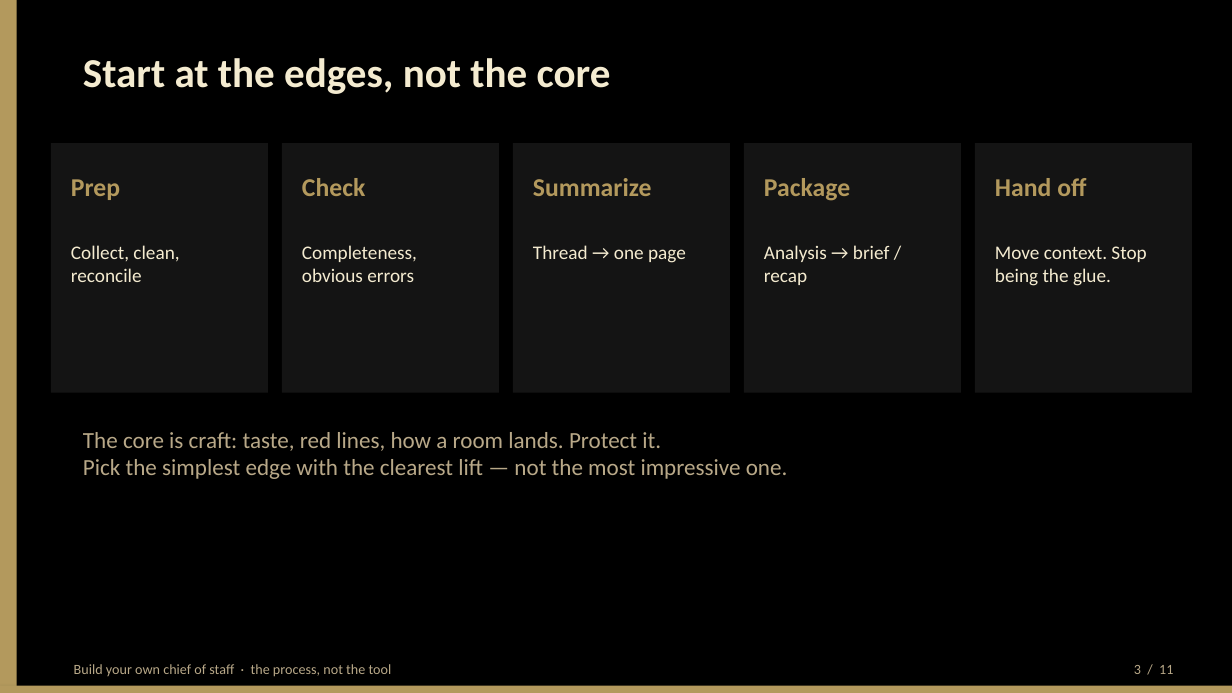
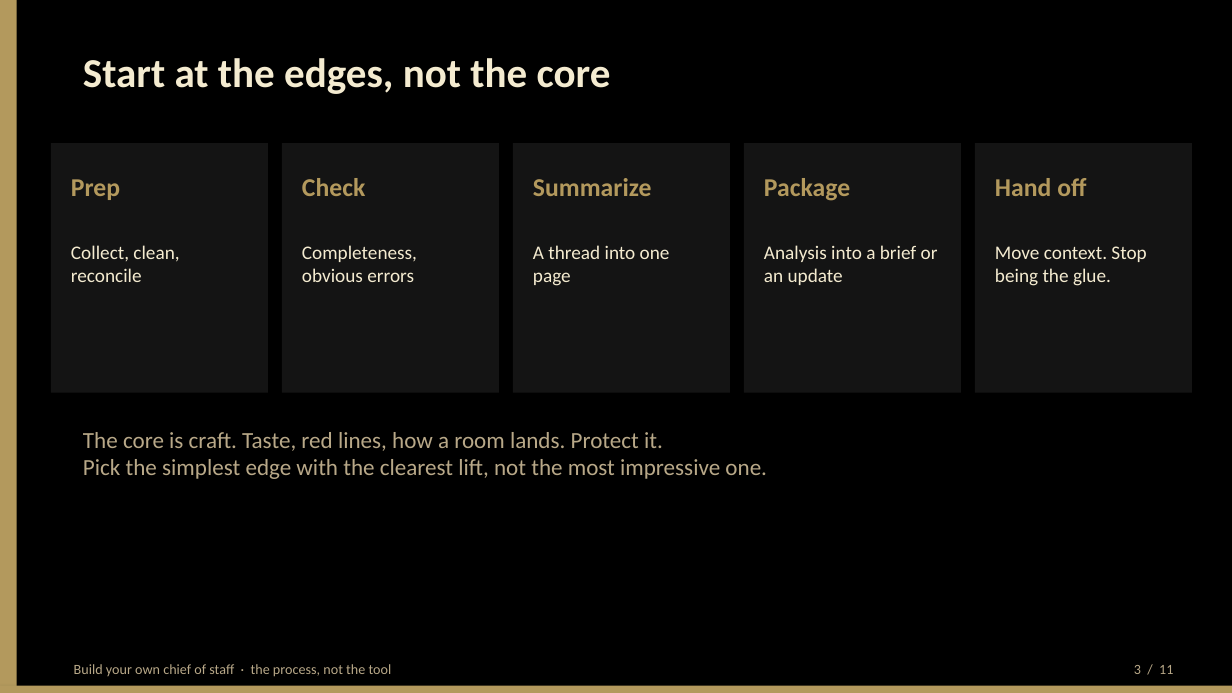
Before and after one commit to BittahCriminal/build-your-own-chief-of-staff, a slide deck: slide 3 of slides/building-your-own-chief-of-staff.pptx. Drawn at 1232x693 pixels with LibreOffice and Linux fonts; fonts in the diff are those of the drawing. Boxes give left, top, right and bottom in pixels: in the first picture for what was removed or moved away, otherwise in the second. Text is boxed around its words. In the diff, an @@ line names an element or a change of style, - is before the commit and + after.

```diff
--- a/slides/building-your-own-chief-of-staff.pptx
+++ b/slides/building-your-own-chief-of-staff.pptx
@@ text at [533, 245, 670, 286]: text changed @@
-Thread → one page
+A thread into one page
@@ text at [764, 245, 938, 285]: text changed @@
-Analysis → brief / recap
+Analysis into a brief or an update
@@ text at [83, 432, 767, 479]: text changed @@
-The core is craft: taste, red lines, how a room lands. Protect it.
-Pick the simplest edge with the clearest lift — not the most impressive one.
+The core is craft. Taste, red lines, how a room lands. Protect it.
+Pick the simplest edge with the clearest lift, not the most impressive one.
```
Also in this commit, not shown: 10 other slides changed, 8 other files.
